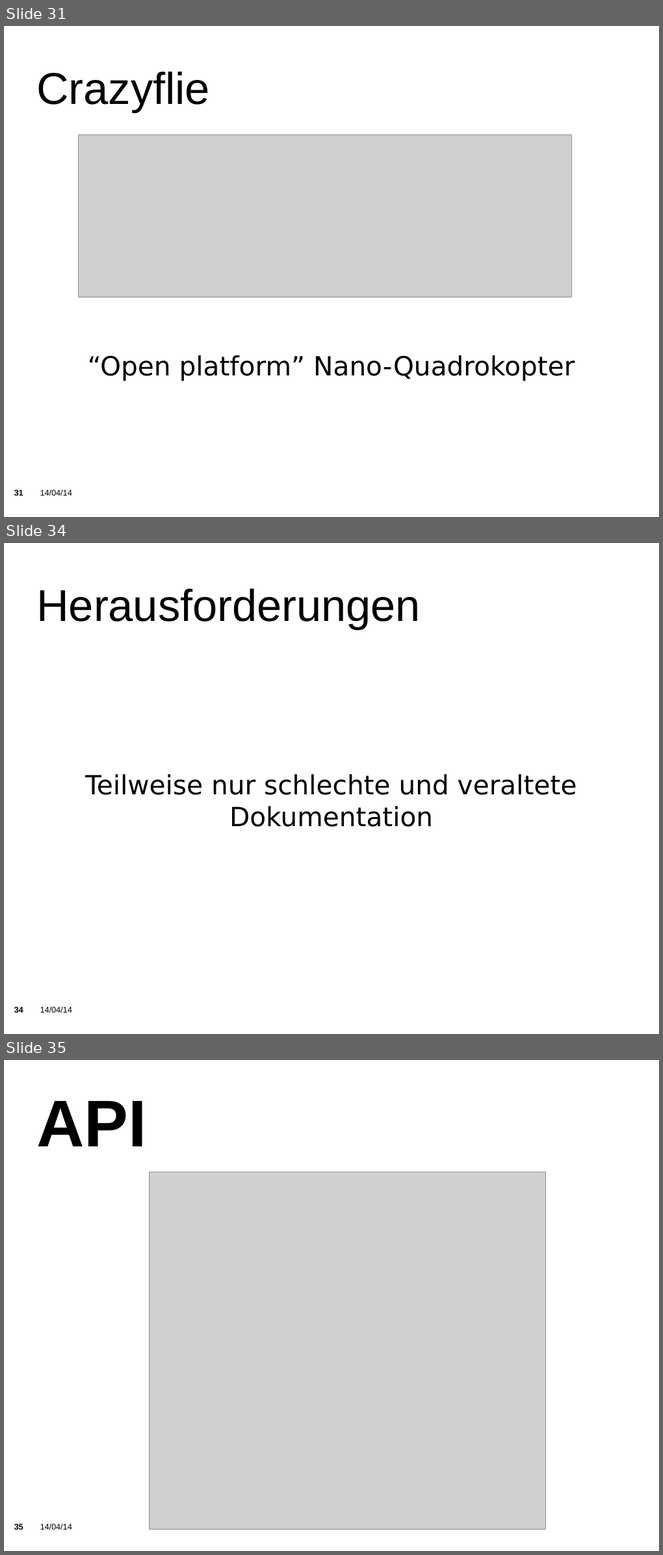
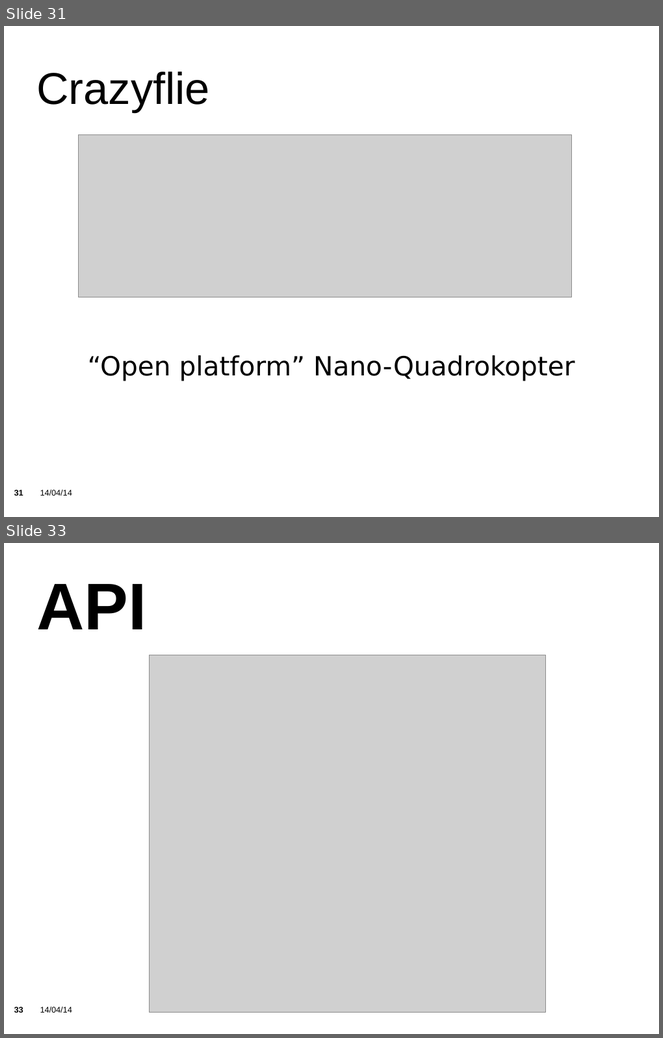
Before and after one commit to KITrokopter/Presentation, a slide deck: PresentationInTotal v0.1.odp. Shown one above the other, each under a label of ours: slides 31, 34 and 35 before the commit, slides 31 and 33 after it; the slides between them are not shown. The pictures are 663x1555 and 663x1038 pixels, drawn with LibreOffice and Linux fonts; fonts in the diff are those of the drawing; grey boxes stand for pictures; background and template pictures are left out. Boxes give left, top, right and bottom in pixels: in the first picture for what was removed or moved away, otherwise in the second. Text is boxed around its words. In the diff, an @@ line names an element or a change of style, - is before the commit and + after.

```diff
--- a/PresentationInTotal v0.1.odp
+++ b/PresentationInTotal v0.1.odp
@@ slide 34 removed at <box>4,543,659,1034</box>, background picture (left out); not listed: 2 template elements that a slide beside it also shows @@
@@ title removed at <box>36,589,421,630</box> @@
-Herausforderungen
@@ subtitle removed at <box>85,774,577,827</box> @@
-Teilweise nur schlechte und veraltete Dokumentation
@@ what was slide 35 is now slide 33 @@
@@ page number at <box>14,1007,24,1013</box>: text changed @@
-35
+33
```
Also in this commit, not shown: 5 slides changed, 1 other slide removed.
